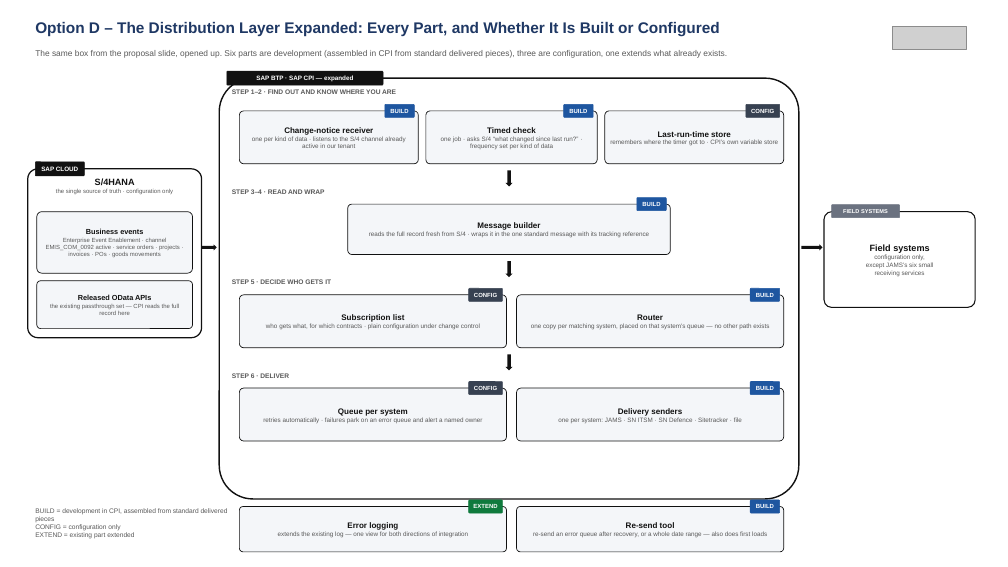
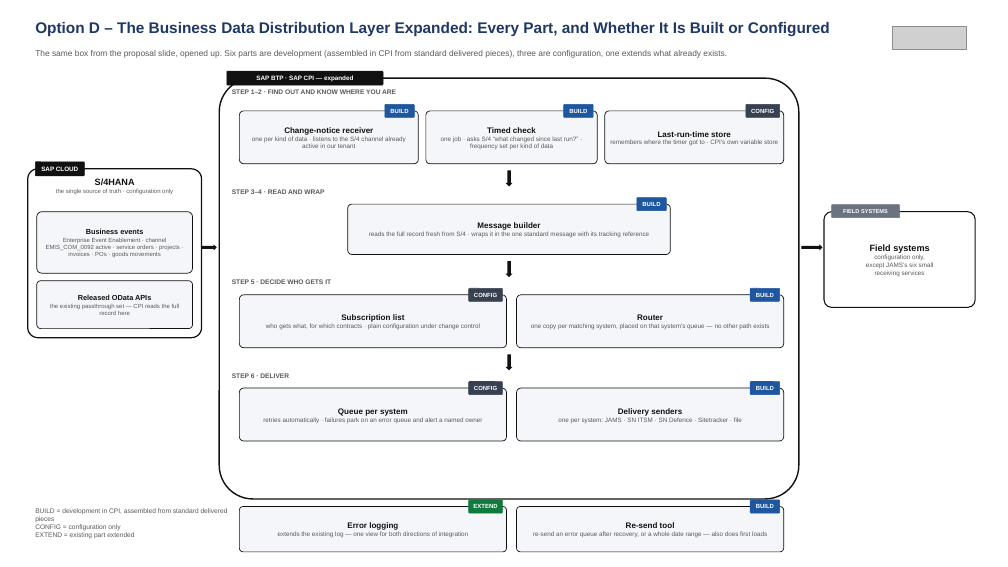
Before and after one commit to rajesh-sha/Test, a slide deck: slide 14 of docs/JAMS-WriteBack-Callback-S4-Key-Design-Decision-2.pptx. Drawn at 1008x567 pixels with LibreOffice and Linux fonts; fonts in the diff are those of the drawing; grey boxes stand for pictures. Boxes give left, top, right and bottom in pixels: in the first picture for what was removed or moved away, otherwise in the second. Text is boxed around its words. In the diff, an @@ line names an element or a change of style, - is before the commit and + after.

```diff
--- a/docs/JAMS-WriteBack-Callback-S4-Key-Design-Decision-2.pptx
+++ b/docs/JAMS-WriteBack-Callback-S4-Key-Design-Decision-2.pptx
@@ text at (35, 22, 830, 36): text changed @@
-Option D – The Distribution Layer Expanded: Every Part, and Whether It Is Built or Configured
+Option D – The Business Data Distribution Layer Expanded: Every Part, and Whether It Is Built or Configured
```
Also in this commit, not shown: 1 other slide changed.
